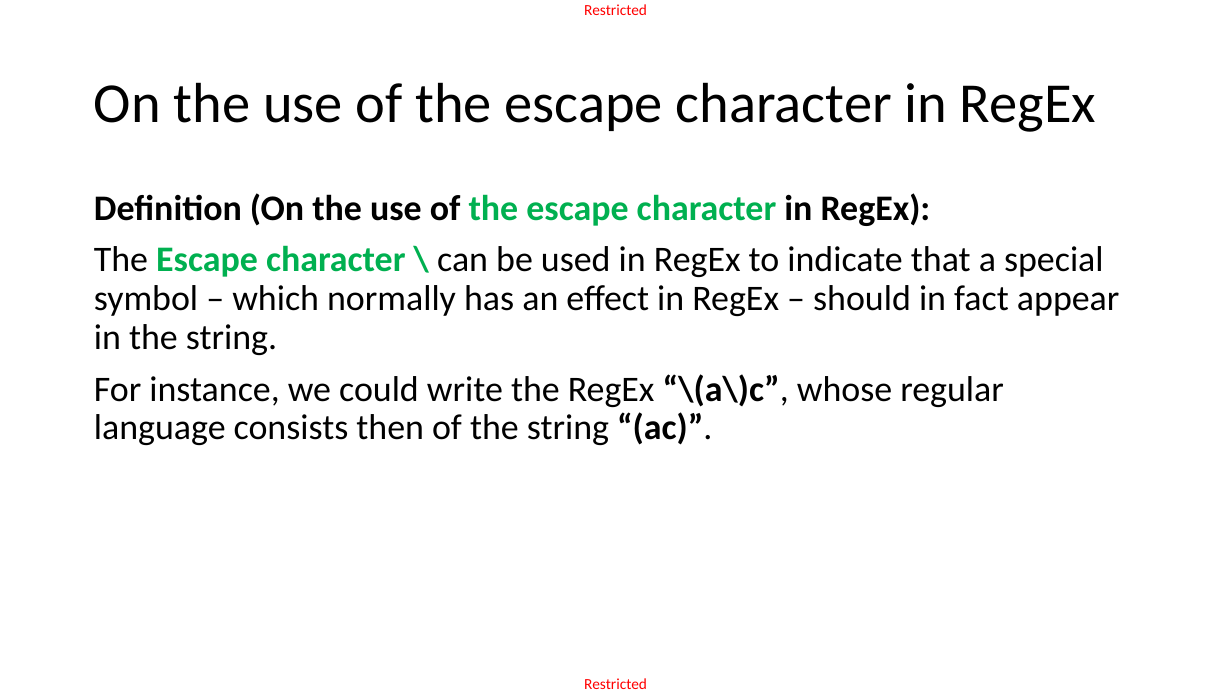
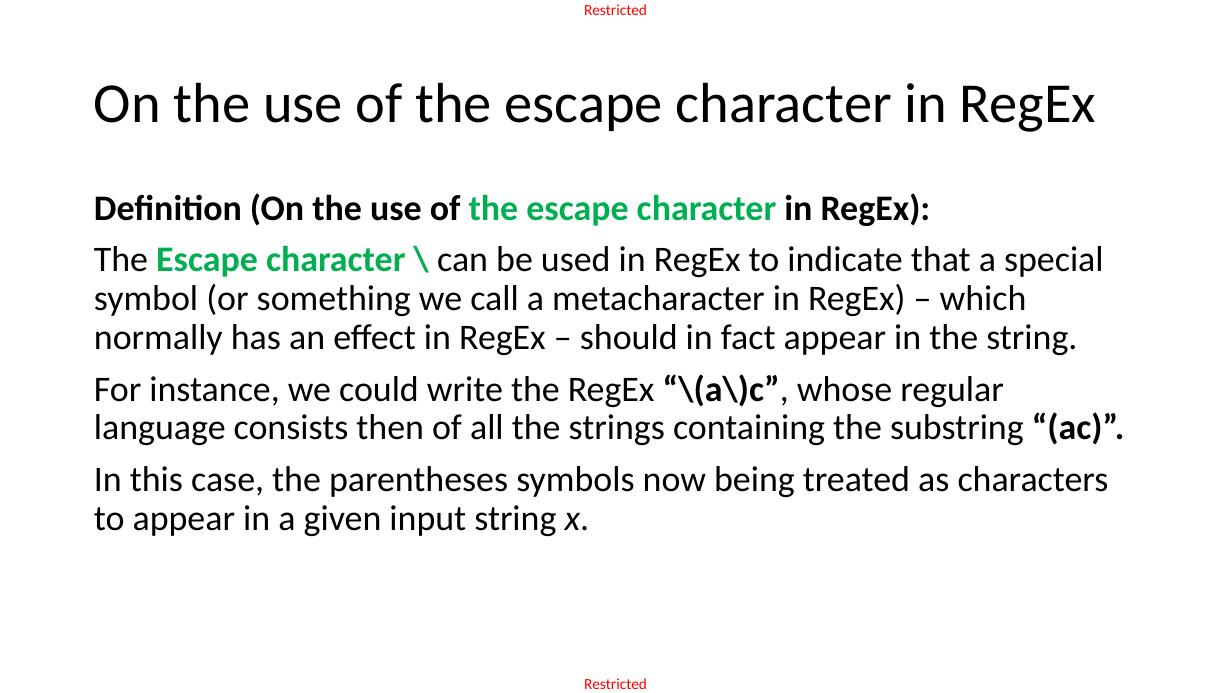
Before and after one commit to matthieudemari/SUTD_PLC_50_051, a slide deck: slide 25 of W9/W9S2/W9S2.pptx (slide 22 before the commit). Drawn at 1232x693 pixels with LibreOffice and Linux fonts; fonts in the diff are those of the drawing. Boxes give left, top, right and bottom in pixels: in the first picture for what was removed or moved away, otherwise in the second. Text is boxed around its words. In the diff, an @@ line names an element or a change of style, - is before the commit and + after.

```diff
--- a/W9/W9S2/W9S2.pptx
+++ b/W9/W9S2/W9S2.pptx
@@ text at (94, 245, 1125, 536): text changed @@
-The Escape character \ can be used in RegEx to indicate that a special symbol – which normally has an effect in RegEx – should in fact appear in the string.
-For instance, we could write the RegEx “\(a\)c”, whose regular language consists then of the string “(ac)”.
+The Escape character \ can be used in RegEx to indicate that a special symbol (or something we call a metacharacter in RegEx) – which normally has an effect in RegEx – should in fact appear in the string.
+For instance, we could write the RegEx “\(a\)c”, whose regular language consists then of all the strings containing the substring “(ac)”.
+In this case, the parentheses symbols now being treated as characters to appear in a given input string x.
```
Also in this commit, not shown: 22 other slides changed, 27 slides added, 6 slides removed, 19 other files.
